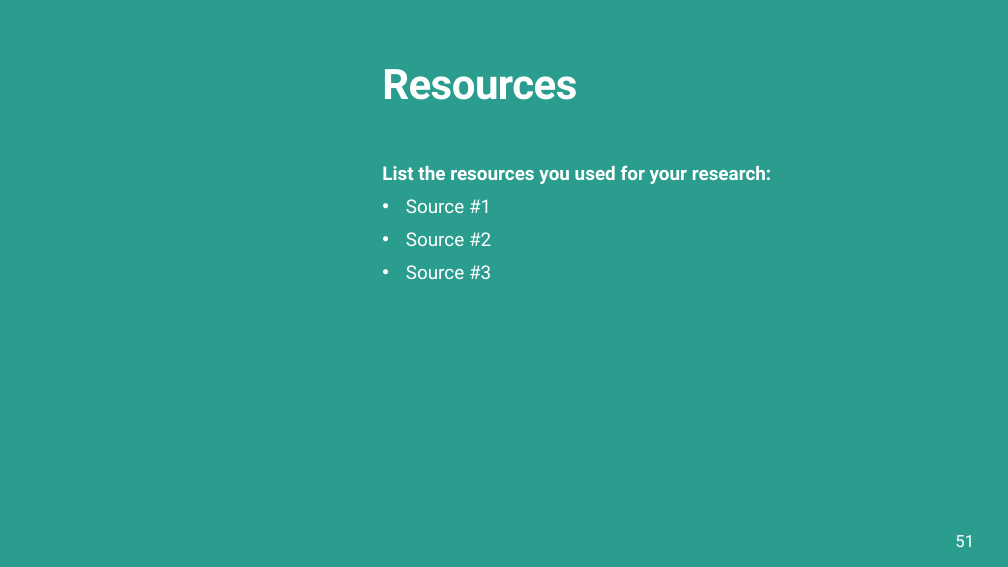
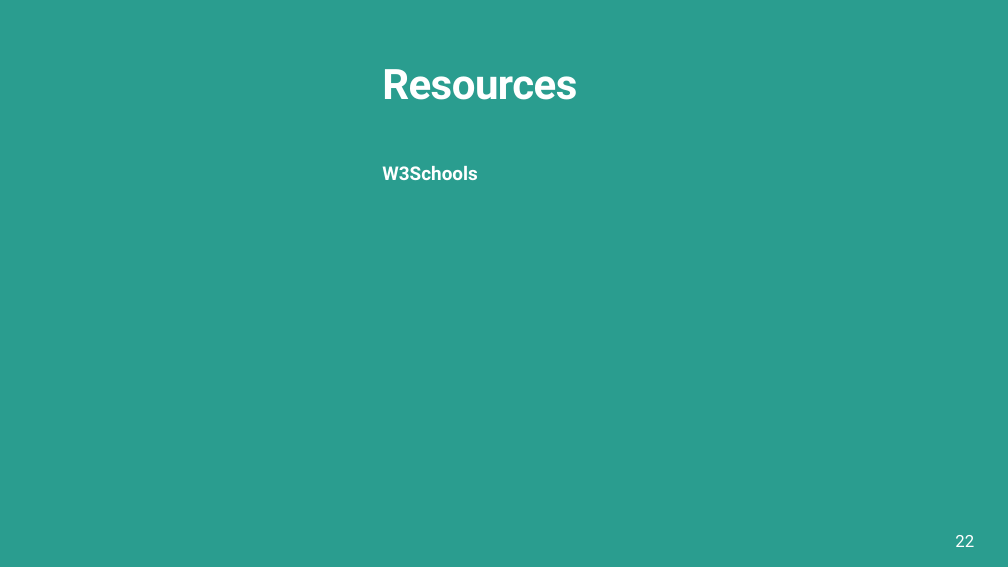
Before and after one commit to alishhde/PandasTutorial, a slide deck: slide 22 of Pandas Tutorials.pptx (slide 51 before the commit). Drawn at 1008x567 pixels with LibreOffice and Linux fonts; fonts in the diff are those of the drawing; background and template pictures are left out. Boxes give left, top, right and bottom in pixels: in the first picture for what was removed or moved away, otherwise in the second. Text is boxed around its words. In the diff, an @@ line names an element or a change of style, - is before the commit and + after.

```diff
--- a/Pandas Tutorials.pptx
+++ b/Pandas Tutorials.pptx
@@ text at (382,166,477,180): text changed @@
-List the resources you used for your research:
-  • Source #1
-  • Source #2
-  • Source #3
+W3Schools
@@ page number at (955,535,974,547): text changed @@
-51
+22
```
Also in this commit, not shown: 2 other slides changed, 4 slides added, 33 slides removed, 4 other files.
